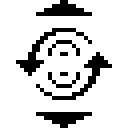
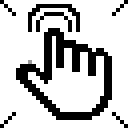
Layers edited between the first and the second 128px x 128px image:
added layer "All" above "Rotate Down New" over [0, 0, 128, 128]
hid "Rotate Down New" over [16, 0, 112, 128]
showed "Down" over [16, 4, 112, 120]
